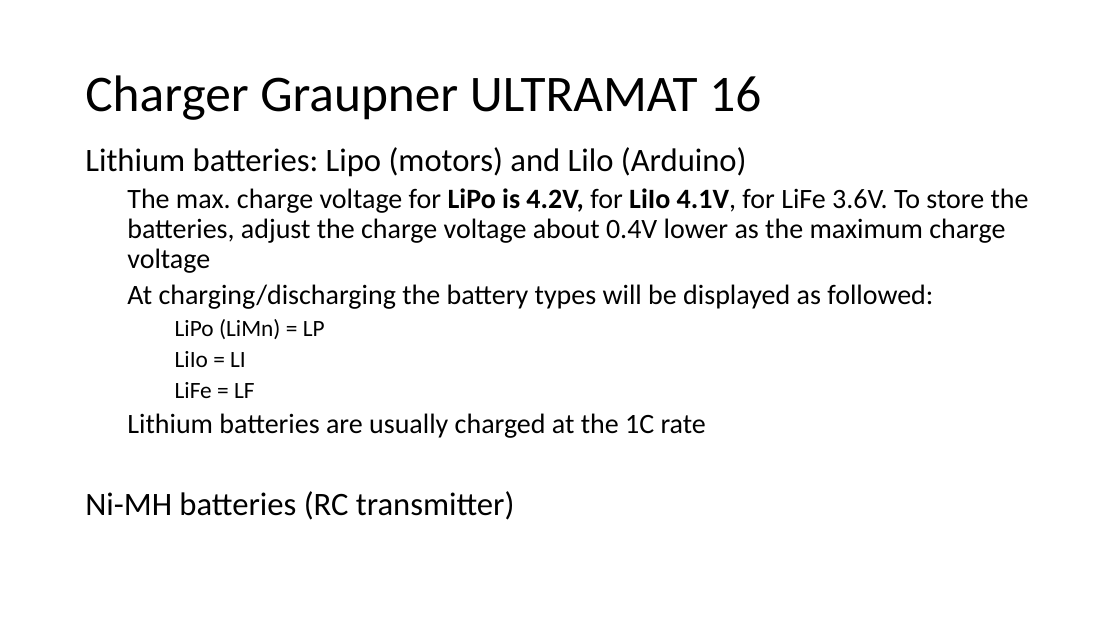
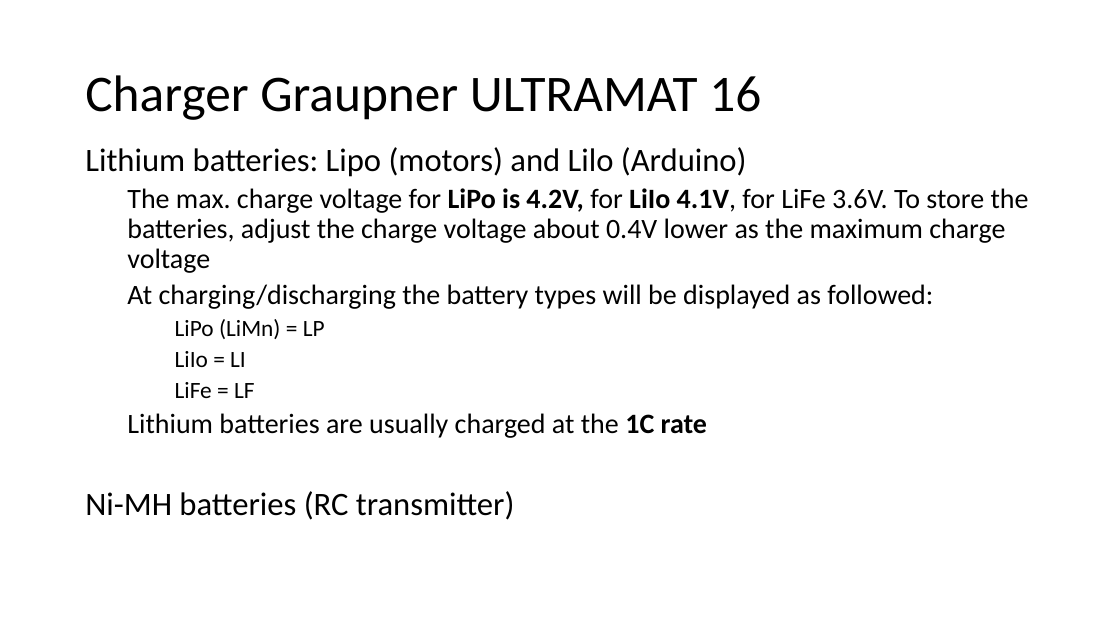
Before and after one commit to RobotEdh/RobotMicroControl, a slide deck: slide 15 of libraries/Diagramm Drone3.pptx. Drawn at 1120x630 pixels with LibreOffice and Linux fonts; fonts in the diff are those of the drawing. Boxes give left, top, right and bottom in pixels: in the first picture for what was removed or moved away, otherwise in the second. Text is boxed around its words. In the diff, an @@ line names an element or a change of style, - is before the commit and + after.

```diff
--- a/libraries/Diagramm Drone3.pptx
+++ b/libraries/Diagramm Drone3.pptx
@@ text at [127,413,707,438]: bold on in "1C rate" @@
```
Also in this commit, not shown: 11 other slides changed, 2 slides added, 3 slides removed, 10 other files.
